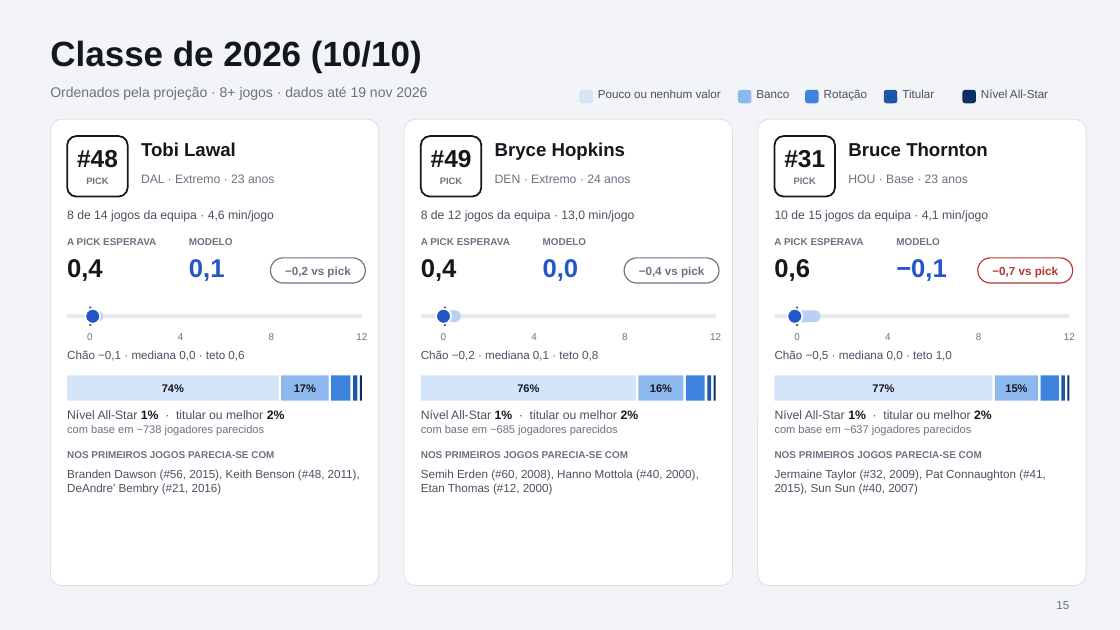
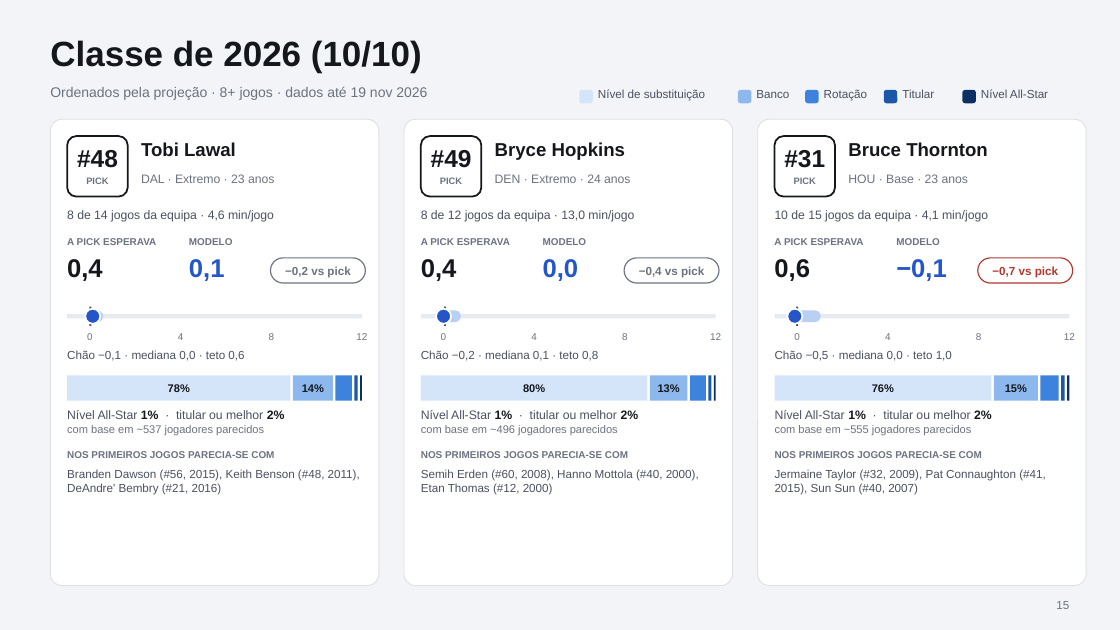
Before and after one commit to coelho121/rookie-projection, a slide deck: slide 15 of reports/rookies_2026_cards.pptx. Drawn at 1120x630 pixels with LibreOffice and Linux fonts; fonts in the diff are those of the drawing. Boxes give left, top, right and bottom in pixels: in the first picture for what was removed or moved away, otherwise in the second. Text is boxed around its words. In the diff, an @@ line names an element or a change of style, - is before the commit and + after.

```diff
--- a/reports/rookies_2026_cards.pptx
+++ b/reports/rookies_2026_cards.pptx
@@ text at box(598, 89, 705, 101): text changed @@
-Pouco ou nenhum valor
+Nível de substituição
@@ rectangle: place and size @@
-rectangle at box(67, 376, 279, 401)
+rectangle at box(67, 376, 291, 401)
@@ text at box(168, 384, 190, 392): text changed @@
-74%
+78%
@@ rectangle: place and size @@
-rectangle at box(281, 376, 329, 401)
+rectangle at box(293, 376, 334, 401)
@@ text at box(302, 384, 324, 392): text changed @@
-17%
+14%
@@ rectangle: place and size @@
-rectangle at box(331, 376, 350, 401)
+rectangle at box(335, 376, 352, 401)
@@ rectangle: place and size @@
-rectangle at box(421, 376, 636, 401)
+rectangle at box(421, 376, 648, 401)
@@ text at box(523, 384, 545, 392): text changed @@
-76%
+80%
@@ rectangle: place and size @@
-rectangle at box(639, 376, 684, 401)
+rectangle at box(650, 376, 688, 401)
@@ text at box(658, 384, 680, 392): text changed @@
-16%
+13%
@@ rectangle: place and size @@
-rectangle at box(686, 376, 705, 401)
+rectangle at box(690, 376, 706, 401)
@@ text at box(872, 384, 894, 392): text changed @@
-77%
+76%
@@ text at box(67, 425, 264, 435): text changed @@
-com base em ~738 jogadores parecidos
+com base em ~537 jogadores parecidos
@@ text at box(421, 425, 618, 435): text changed @@
-com base em ~685 jogadores parecidos
+com base em ~496 jogadores parecidos
@@ text at box(775, 425, 971, 435): text changed @@
-com base em ~637 jogadores parecidos
+com base em ~555 jogadores parecidos
```
Also in this commit, not shown: 14 other slides changed, 10 other files.
